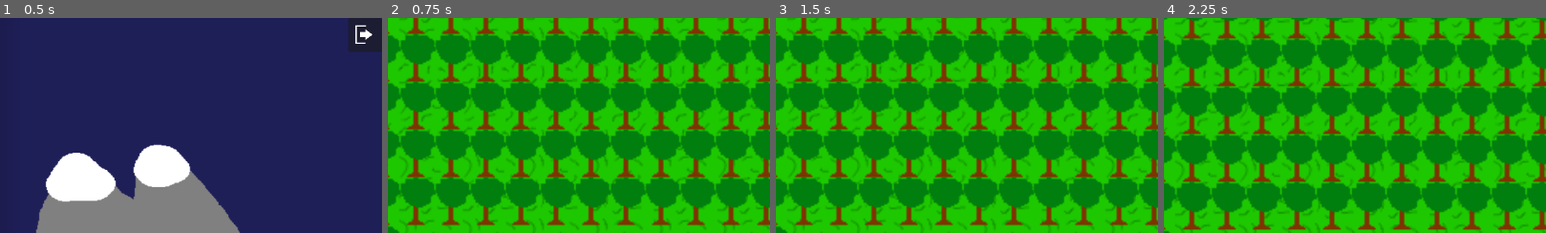
Above: before the commit, frames 1-4 (left to right).
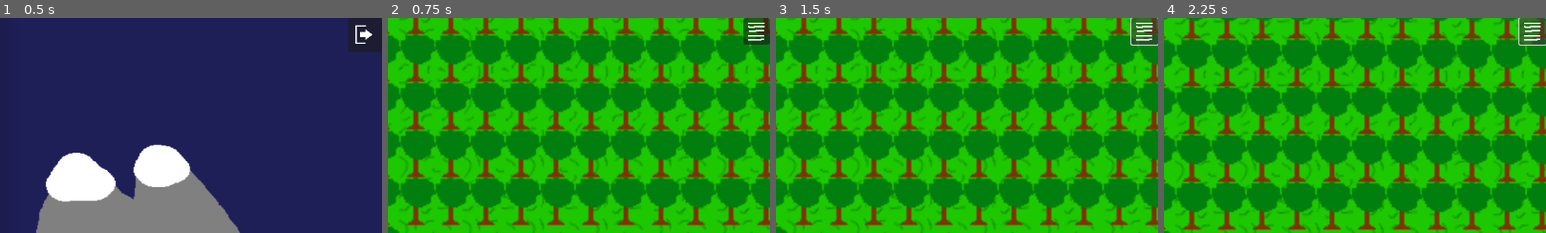
Above: after the commit, the same moments.

Repository: YCaTGameRT/SABox_World
Game: Godot game, scene res://scenes/main_menu.tscn
Two runs of this game, one before a commit and one after it. Both use one fixed random seed, a clock stepped at 60 frames per second and the inputs below.
Inputs (mouse positions are % of the whole screen's width and height, from its top left):
- Up to frame 1 (0.5 s): no input
- Up to frame 2 (0.75 s): click (16, 41) at 0.5 s
- Up to frame 3 (1.5 s): click (98, 3) at 1.27 s
- Up to frame 4 (2.25 s): tap Enter at 2 s; hold W (movement_up) from 2.03 s (still down)
The pictures show only the part of the screen within x 50-100%, y 0-50%; the shares and areas given below are measured in that part.

Frame 1 is identical in both runs. In frame 2, 0.9% of the frame differs, in the area x 93-100%, y 0-13%; in frame 3, 0.9%, in the area x 92-100%, y 0-13%; in frame 4, 0.9%.

Commit message:
menue button(buget)

Diff:
--- /dev/null
+++ b/Scripts/ingame.gd
@@ -0,0 +1,8 @@
+extends Node
+
+@export var game_scene1: PackedScene
+
+var simultaneous_scene = preload("res://scenes/main_menu.tscn").instantiate()
+
+func _on_button_pressed():
+	get_tree().root.add_child(simultaneous_scene)
--- a/scenes/sceneI.tscn
+++ b/scenes/sceneI.tscn
@@ -1,5 +1,6 @@
-[gd_scene load_steps=13 format=3 uid="uid://dl6ve4yp1x0xj"]
-
+[gd_scene load_steps=15 format=3 uid="uid://dl6ve4yp1x0xj"]
+
+[ext_resource type="Script" path="res://Scripts/ingame.gd" id="1_df3qd"]
 [ext_resource type="Script" path="res://Scripts/BOXMan_control.gd" id="1_mraw2"]
 [ext_resource type="Texture2D" uid="uid://4112ruenf2hy" path="res://Sprites/BOXMan2.0.png" id="2_mkeex"]
 [ext_resource type="PackedScene" uid="uid://7db52q5hgsxx" path="res://Saves/DUB.tscn" id="3_qwr6x"]
@@ -11,11 +12,13 @@
 [ext_resource type="Texture2D" uid="uid://dgqg3j42drakv" path="res://Sprites/water.png" id="8_c8smf"]
 [ext_resource type="Script" path="res://Scripts/River.gd" id="9_1lg83"]
 [ext_resource type="Texture2D" uid="uid://b3i8imtqsxk8c" path="res://Sprites/arrow_button.png" id="10_j2jhc"]
+[ext_resource type="Texture2D" uid="uid://wcjvj5tk5n1p" path="res://Sprites/MenueB.png" id="13_y2d7u"]
 
 [sub_resource type="RectangleShape2D" id="RectangleShape2D_7ud1v"]
 size = Vector2(67, 1500)
 
 [node name="Node2D" type="Node2D"]
+script = ExtResource("1_df3qd")
 
 [node name="CharacterBody2D" type="CharacterBody2D" parent="."]
 position = Vector2(60, 35)
@@ -7322,7 +7325,8 @@
 
 [node name="river" type="Sprite2D" parent="."]
 texture_repeat = 2
-position = Vector2(626, 307)
+position = Vector2(626.5, 307)
+scale = Vector2(1.01515, 1)
 texture = ExtResource("8_c8smf")
 region_enabled = true
 region_rect = Rect2(0, 0, 66, 1500)
@@ -7397,3 +7401,14 @@
 texture_normal = ExtResource("10_j2jhc")
 action = "movement_down"
 visibility_mode = 1
+
+[node name="Button" type="Button" parent="CanvasLayer"]
+anchors_preset = 1
+anchor_left = 1.0
+anchor_right = 1.0
+offset_left = -40.0
+offset_bottom = 40.0
+grow_horizontal = 0
+icon = ExtResource("13_y2d7u")
+
+[connection signal="pressed" from="CanvasLayer/Button" to="." method="_on_button_pressed"]
Binary file added: Sprites/MenueB.png
Not shown, added: Sprites/MenueB.png.import
